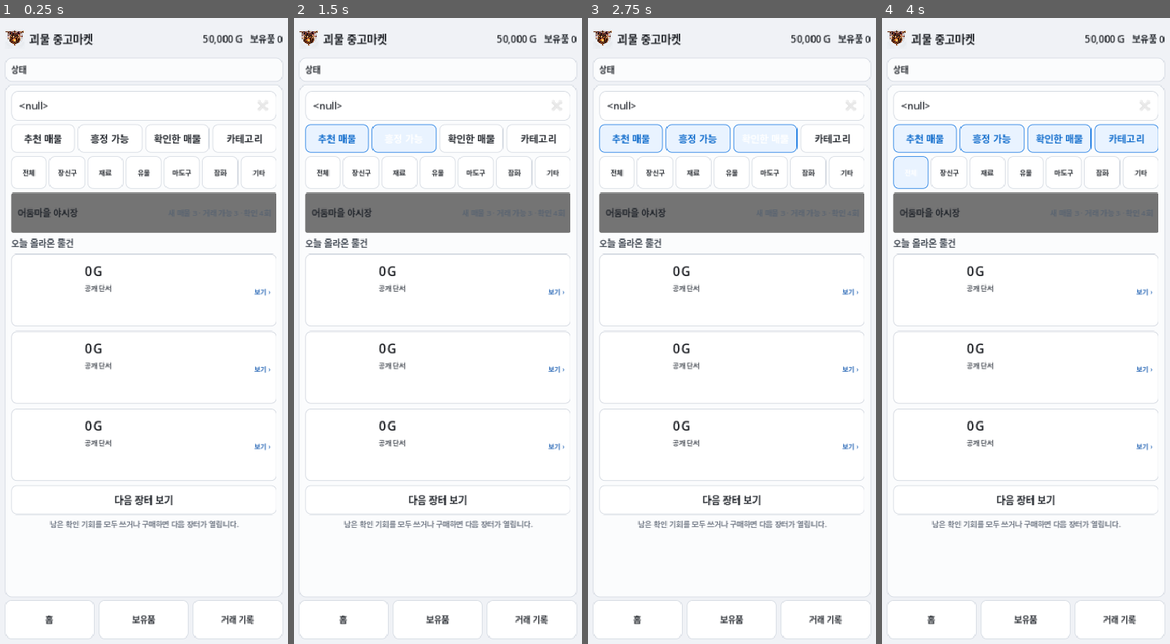
Above: before the commit, frames 1-4 (left to right).
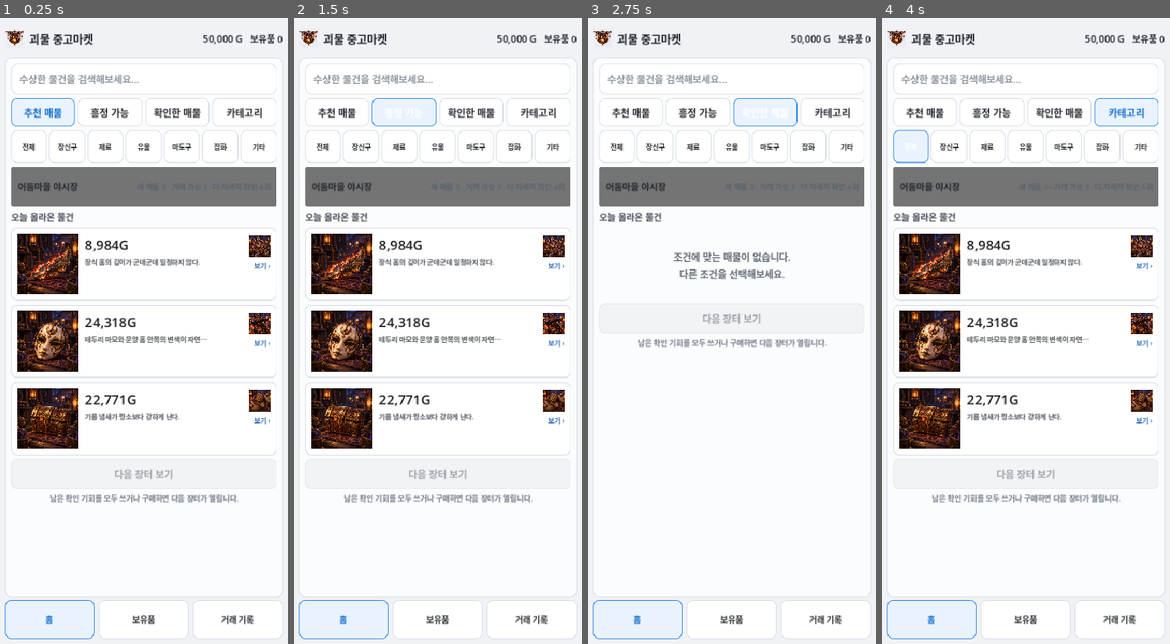
Above: after the commit, the same moments.

Repository: Queenrain9/monster-used-market
Game: Godot game, scene res://scenes/main.tscn
Two runs of this game, one before a commit and one after it. Both use one fixed random seed, a clock stepped at 60 frames per second and the inputs below.
Inputs:
- Up to frame 1 (0.25 s): no input
- Up to frame 2 (1.5 s): click "추천 매물" at 0.5 s; click "흥정 가능" at 1.25 s
- Up to frame 3 (2.75 s): click "확인한 매물" at 2 s
- Up to frame 4 (4 s): click "카테고리" at 2.75 s; click "전체" at 3.5 s

The runs differ from the first frame. In frame 1, 23% of the frame differs, in the area x 1-99%, y 7-100%; in frame 2, 22%; in frame 3, 14%; in frame 4, 23%.
Error before the commit: Parse Error: Cannot find member "ITEM_INVESTIGATION_PROFILES" in base "res://data/content.gd". (res://scripts/game_logic.gd:22)

Commit message:
refactor: resolve reusable profiles and layered clue pools

Diff:
--- a/scripts/game_logic.gd
+++ b/scripts/game_logic.gd
@@ -13,13 +13,17 @@
 
 
 func content_summary() -> Dictionary:
+	var profile_clue_count = 0
+	for pool in Content.PROFILE_CLUES.values():
+		profile_clue_count += pool.size()
 	return {
 		"items": Content.ITEMS.size(),
 		"seller_types": Content.SELLER_TYPES.size(),
 		"sellers": Content.SELLERS.size(),
 		"buyers": Content.BUYERS.size(),
 		"clues": Content.CLUES.size(),
-		"investigation_profiles": Content.ITEM_INVESTIGATION_PROFILES.size()
+		"profile_clues": profile_clue_count,
+		"investigation_profiles": Content.INVESTIGATION_PROFILES.size()
 	}
 
 
@@ -35,28 +39,42 @@
 	if int(summary["buyers"]) < 5:
 		errors.append("구매자 유형이 5종보다 적습니다.")
 	if int(summary["clues"]) < 25:
-		errors.append("단서가 25개보다 적습니다.")
-	if int(summary["investigation_profiles"]) < Content.ITEMS.size():
-		errors.append("아이템별 조사 프로필이 부족합니다.")
+		errors.append("공용 단서가 25개보다 적습니다.")
+	if int(summary["investigation_profiles"]) < 4:
+		errors.append("재사용 가능한 조사 프로필이 부족합니다.")
+
+	var required_ids = ["exterior", "mark", "function", "origin", "market"]
+	for profile_id in Content.INVESTIGATION_PROFILES.keys():
+		var profile: Array = Content.INVESTIGATION_PROFILES[profile_id]
+		if profile.size() != 5:
+			errors.append("%s 조사 프로필은 5개 행동이어야 합니다." % profile_id)
+			continue
+		var ids = []
+		for action in profile:
+			ids.append(str(action.get("id", "")))
+			if str(action.get("short_label", "")).is_empty() or str(action.get("label", "")).is_empty():
+				errors.append("%s 조사 프로필에 빈 라벨이 있습니다." % profile_id)
+		if ids != required_ids:
+			errors.append("%s 조사 프로필의 안정 ID 순서가 잘못됐습니다." % profile_id)
+
 	for item in Content.ITEMS:
 		var item_id = str(item["id"])
-		if not Content.ITEM_INVESTIGATION_PROFILES.has(item_id):
-			errors.append("%s 조사 프로필이 없습니다." % item_id)
+		var profile_id = str(item.get("investigation_profile", ""))
+		if profile_id.is_empty() or not Content.INVESTIGATION_PROFILES.has(profile_id):
+			errors.append("%s의 investigation_profile이 유효하지 않습니다." % item_id)
 			continue
-		var profile: Array = Content.ITEM_INVESTIGATION_PROFILES[item_id]
-		if profile.size() != 5:
-			errors.append("%s 조사 행동은 5개여야 합니다." % item_id)
-			continue
-		var ids = {}
-		for action in profile:
-			var action_id = str(action.get("id", ""))
-			if action_id.is_empty() or ids.has(action_id):
-				errors.append("%s 조사 행동 ID가 비어 있거나 중복됩니다." % item_id)
-			ids[action_id] = true
-			if str(action.get("short_label", "")).is_empty() or str(action.get("label", "")).is_empty():
-				errors.append("%s 조사 행동 라벨이 비어 있습니다." % item_id)
+		var overrides: Dictionary = item.get("investigation_overrides", {})
+		for action_id in overrides.keys():
+			if not required_ids.has(str(action_id)):
+				errors.append("%s에 알 수 없는 조사 override %s가 있습니다." % [item_id, action_id])
+		for clue in item.get("unique_clues", []):
+			if str(clue.get("id", "")).is_empty() or str(clue.get("signal", "")).is_empty() or str(clue.get("text", "")).is_empty():
+				errors.append("%s의 unique clue가 불완전합니다." % item_id)
+
+	for profile_id in Content.PROFILE_CLUES.keys():
+		if not Content.INVESTIGATION_PROFILES.has(profile_id):
+			errors.append("단서 풀 %s에 대응하는 조사 프로필이 없습니다." % profile_id)
 	return errors
-
 
 func generate_market(count: int = 3) -> Array:
 	var pool = Content.ITEMS.duplicate(true)
@@ -86,7 +104,7 @@
 
 	var archetype = _choose_archetype()
 	var asking = _calculate_asking(actual_value, archetype, seller)
-	var clue_pack = _generate_clues(state, condition, seller)
+	var clue_pack = _generate_clues(state, condition, seller, item)
 
 	var public_clues: Array = clue_pack["public"]
 	var hidden_clues: Array = clue_pack["hidden"]
@@ -101,9 +119,9 @@
 	]
 
 	var post_clues = [
-		_pick_clue(_truth_signal(state), true),
-		_pick_clue("defect" if condition in ["사용감", "손상"] else "quality", true),
-		_pick_clue("neutral", true)
+		_pick_clue_for_item(item, _truth_signal(state), true),
+		_pick_clue_for_item(item, "defect" if condition in ["사용감", "손상"] else "quality", true),
+		_pick_clue_for_item(item, "neutral", true)
 	]
 
 	return {
@@ -112,6 +130,7 @@
 		"name": item["name"],
 		"category": item["category"],
 		"tags": item["tags"].duplicate(),
+		"investigation_profile": str(item.get("investigation_profile", "")),
 		"base_value": item["base_value"],
 		"state": state,
 		"condition": condition,
@@ -134,9 +153,19 @@
 
 
 func investigation_options(listing: Dictionary) -> Array:
-	var item_id = str(listing.get("item_id", ""))
-	if Content.ITEM_INVESTIGATION_PROFILES.has(item_id):
-		return Content.ITEM_INVESTIGATION_PROFILES[item_id].duplicate(true)
+	var item = _item_definition(str(listing.get("item_id", "")))
+	if not item.is_empty():
+		var profile_id = str(item.get("investigation_profile", ""))
+		if Content.INVESTIGATION_PROFILES.has(profile_id):
+			var options: Array = Content.INVESTIGATION_PROFILES[profile_id].duplicate(true)
+			var overrides: Dictionary = item.get("investigation_overrides", {})
+			for i in range(options.size()):
+				var action_id = str(options[i]["id"])
+				if overrides.has(action_id):
+					var patch: Dictionary = overrides[action_id]
+					for key in patch.keys():
+						options[i][key] = patch[key]
+			return options
 
 	var fallback = Content.INVESTIGATION_ACTIONS.duplicate(true)
 	for option in fallback:
@@ -151,7 +180,6 @@
 				"origin":3
 			}.get(str(option["id"]), 0)
 	return fallback
-
 
 func investigate(listing: Dictionary, action_id: String) -> Dictionary:
 	var updated = listing.duplicate(true)
@@ -629,7 +657,7 @@
 	return best
 
 
-func _generate_clues(state: String, condition: String, seller: Dictionary) -> Dictionary:
+func _generate_clues(state: String, condition: String, seller: Dictionary, item: Dictionary) -> Dictionary:
 	var public = []
 	var hidden = []
 
@@ -642,24 +670,23 @@
 			first_signal = "defect" if rng.randf() < 0.5 else "neutral"
 		else:
 			first_signal = "genuine"
-	public.append(_pick_clue(first_signal, first_aligned))
+	public.append(_pick_clue_for_item(item, first_signal, first_aligned))
 
 	var condition_signal = "neutral"
 	if condition in ["최상", "양호"]:
 		condition_signal = "quality"
 	elif condition == "손상":
 		condition_signal = "defect"
-	public.append(_pick_clue(condition_signal, true))
-	public.append(_pick_clue("neutral", true))
+	public.append(_pick_clue_for_item(item, condition_signal, true))
+	public.append(_pick_clue_for_item(item, "neutral", true))
 	public.append(_make_seller_claim(state, seller))
 
-	hidden.append(_pick_clue(truth_signal, true))
+	hidden.append(_pick_clue_for_item(item, truth_signal, true))
 	if condition in ["최상", "양호"]:
-		hidden.append(_pick_clue("quality", true))
-	else:
-		hidden.append(_pick_clue("defect", true))
+		hidden.append(_pick_clue_for_item(item, "quality", true))
+	else:
+		hidden.append(_pick_clue_for_item(item, "defect", true))
 	return {"public":public, "hidden":hidden}
-
 
 func _make_seller_claim(state: String, seller: Dictionary) -> Dictionary:
 	var personality: Dictionary = seller["personality"]
@@ -811,20 +838,59 @@
 	return "genuine"
 
 
-func _pick_clue(clue_signal: String, aligned: bool) -> Dictionary:
+func _item_definition(item_id: String) -> Dictionary:
+	for item in Content.ITEMS:
+		if str(item.get("id", "")) == item_id:
+			return item
+	return {}
+
+
+func _clue_candidates(pool: Array, clue_signal: String) -> Array:
 	var candidates = []
-	for clue in Content.CLUES:
-		if clue["signal"] == clue_signal:
+	for clue in pool:
+		if str(clue.get("signal", "")) == clue_signal:
 			candidates.append(clue)
-	if candidates.is_empty():
-		for clue in Content.CLUES:
-			if clue["signal"] == "neutral":
-				candidates.append(clue)
-
+	return candidates
+
+
+func _pick_from_candidates(candidates: Array, aligned: bool) -> Dictionary:
 	var chosen: Dictionary = candidates[rng.randi_range(0, candidates.size() - 1)].duplicate(true)
 	chosen["aligned"] = aligned
 	return chosen
 
+
+func _pick_clue_for_item(item: Dictionary, clue_signal: String, aligned: bool) -> Dictionary:
+	var unique_candidates = _clue_candidates(item.get("unique_clues", []), clue_signal)
+	var profile_id = str(item.get("investigation_profile", ""))
+	var profile_candidates = []
+	if Content.PROFILE_CLUES.has(profile_id):
+		profile_candidates = _clue_candidates(Content.PROFILE_CLUES[profile_id], clue_signal)
+	var common_candidates = _clue_candidates(Content.CLUES, clue_signal)
+
+	# Unique clues stay special; profile clues are the normal flavor layer.
+	# Random selection keeps repeated items from exposing identical facts every run.
+	if not unique_candidates.is_empty() and rng.randf() < 0.32:
+		return _pick_from_candidates(unique_candidates, aligned)
+	if not profile_candidates.is_empty() and (common_candidates.is_empty() or rng.randf() < 0.78):
+		return _pick_from_candidates(profile_candidates, aligned)
+	if not common_candidates.is_empty():
+		return _pick_from_candidates(common_candidates, aligned)
+
+	# Signals such as quality may intentionally have no profile-specific entries.
+	var neutral_profile = []
+	if Content.PROFILE_CLUES.has(profile_id):
+		neutral_profile = _clue_candidates(Content.PROFILE_CLUES[profile_id], "neutral")
+	if not neutral_profile.is_empty():
+		return _pick_from_candidates(neutral_profile, aligned)
+	var neutral_common = _clue_candidates(Content.CLUES, "neutral")
+	return _pick_from_candidates(neutral_common, aligned)
+
+
+func _pick_clue(clue_signal: String, aligned: bool) -> Dictionary:
+	var candidates = _clue_candidates(Content.CLUES, clue_signal)
+	if candidates.is_empty():
+		candidates = _clue_candidates(Content.CLUES, "neutral")
+	return _pick_from_candidates(candidates, aligned)
 
 func _value_band_contains(value_band: String, value: int) -> bool:
 	if value_band == "0~5,000G":
